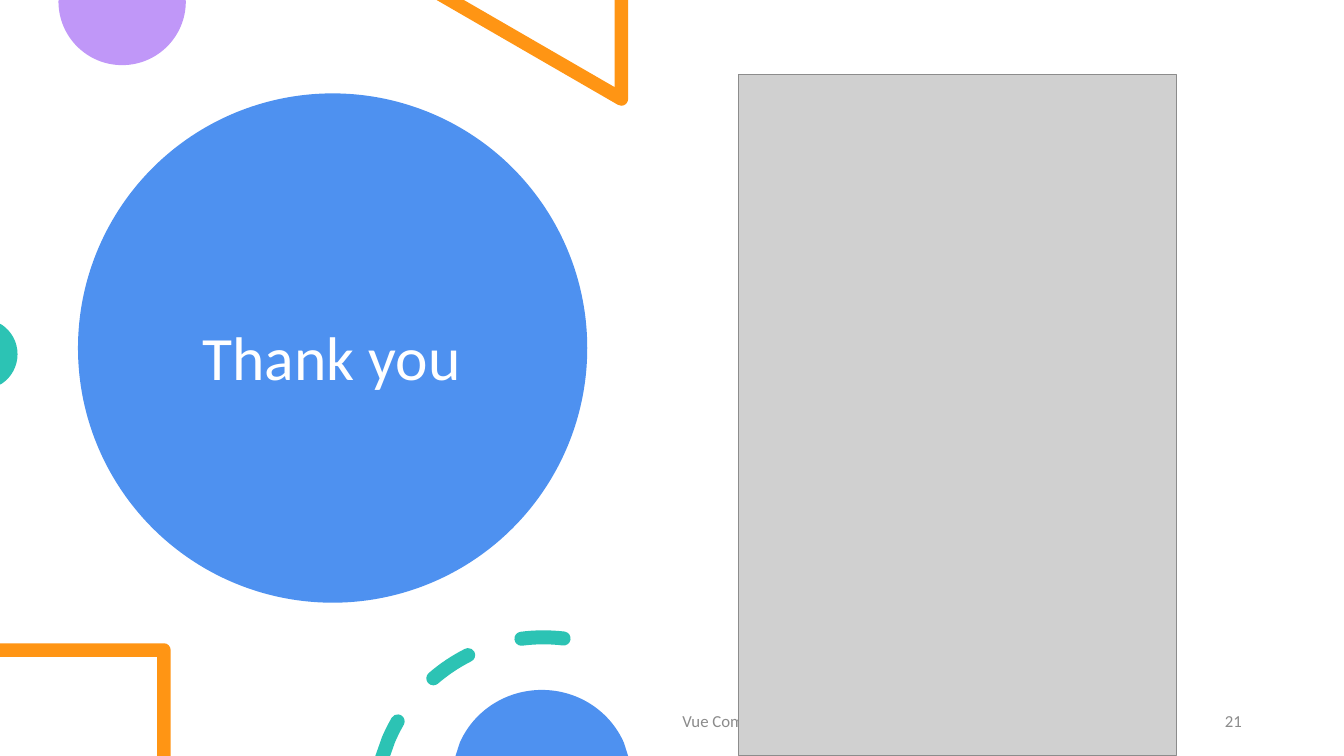
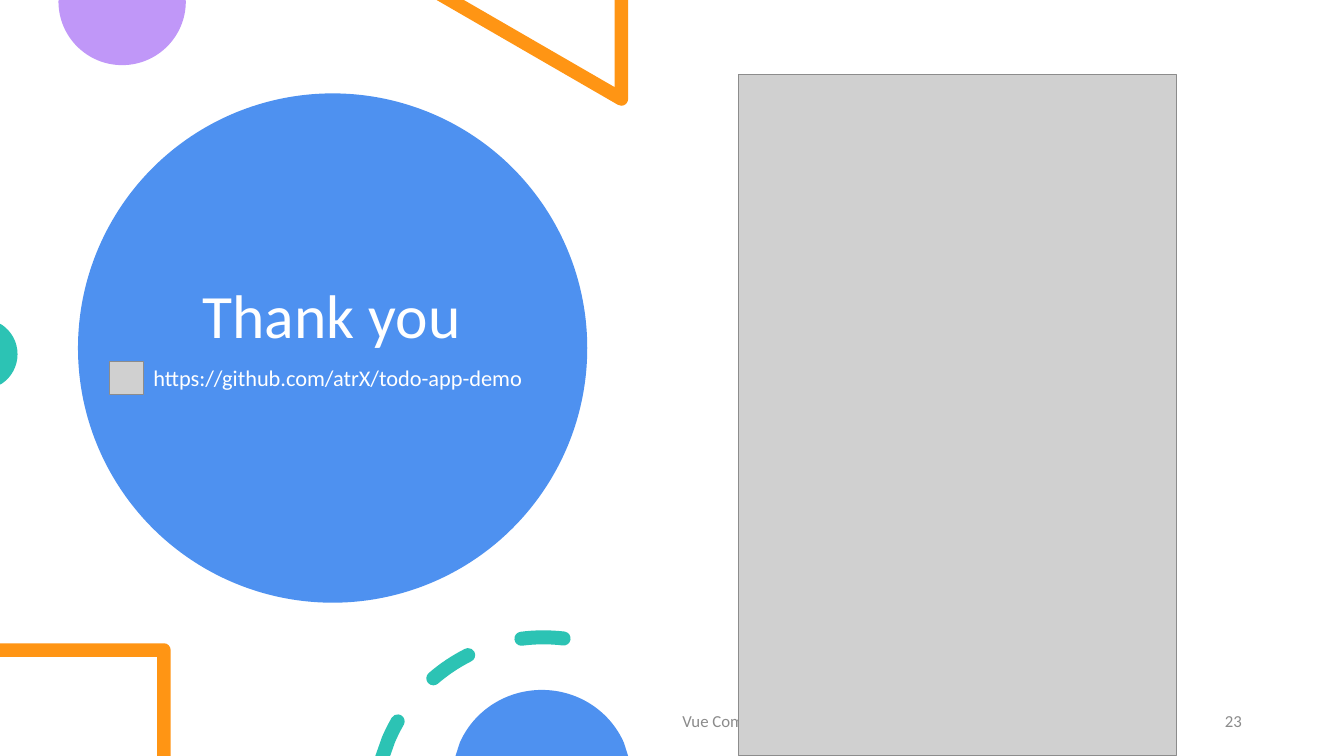
Before and after one commit to atrX/todo-app-demo, a slide deck: slide 23 of presentation.pptx (slide 21 before the commit). Drawn at 1344x756 pixels with LibreOffice and Linux fonts; fonts in the diff are those of the drawing; grey boxes stand for pictures. Boxes give left, top, right and bottom in pixels: in the first picture for what was removed or moved away, otherwise in the second. Text is boxed around its words. In the diff, an @@ line names an element or a change of style, - is before the commit and + after.

```diff
--- a/presentation.pptx
+++ b/presentation.pptx
@@ title "Thank you": place and size @@
-title "Thank you" at (202, 337, 460, 390)
+title "Thank you" at (202, 295, 460, 348)
@@ picture added at (110, 361, 144, 395) @@
@@ text added at (153, 370, 521, 390), 16 pt, text #FFFFFF @@
+https://github.com/atrX/todo-app-demo
@@ page number at (1225, 716, 1242, 727): text changed @@
-21
+23
```
Also in this commit, not shown: 2 slides added.
